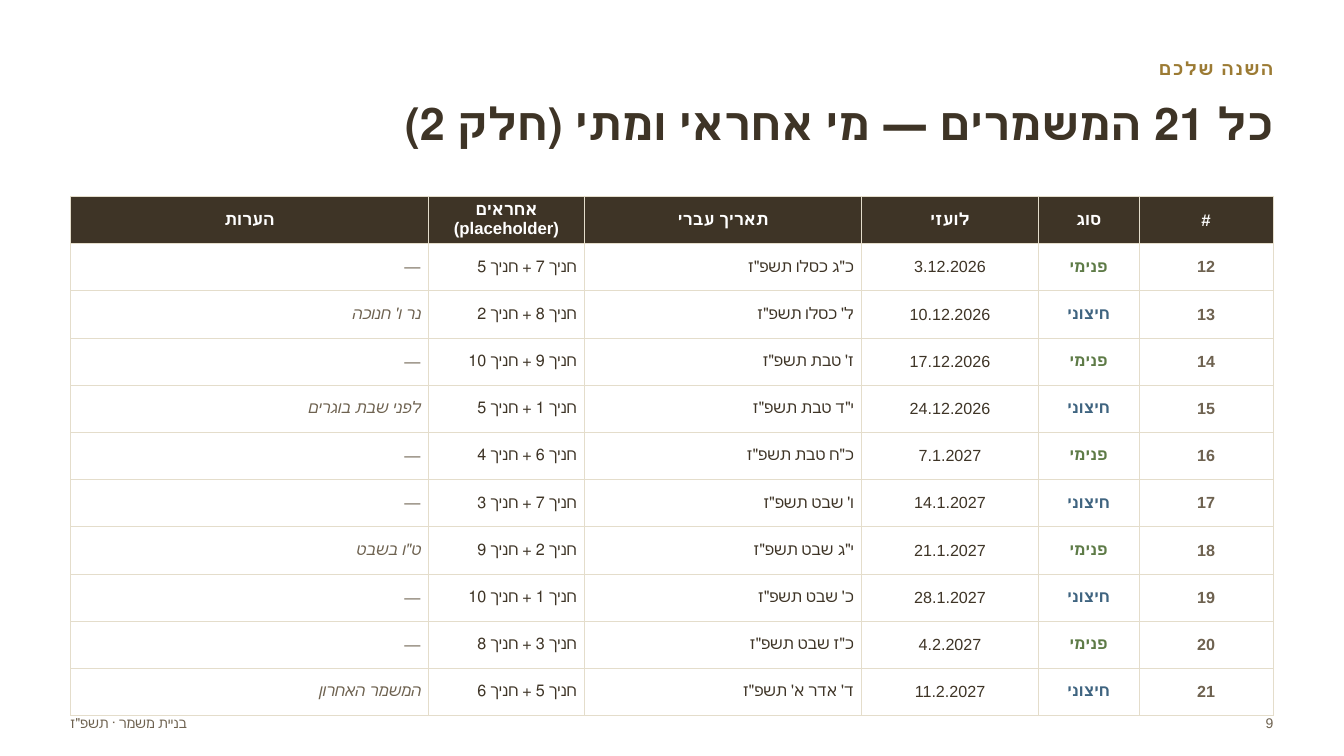
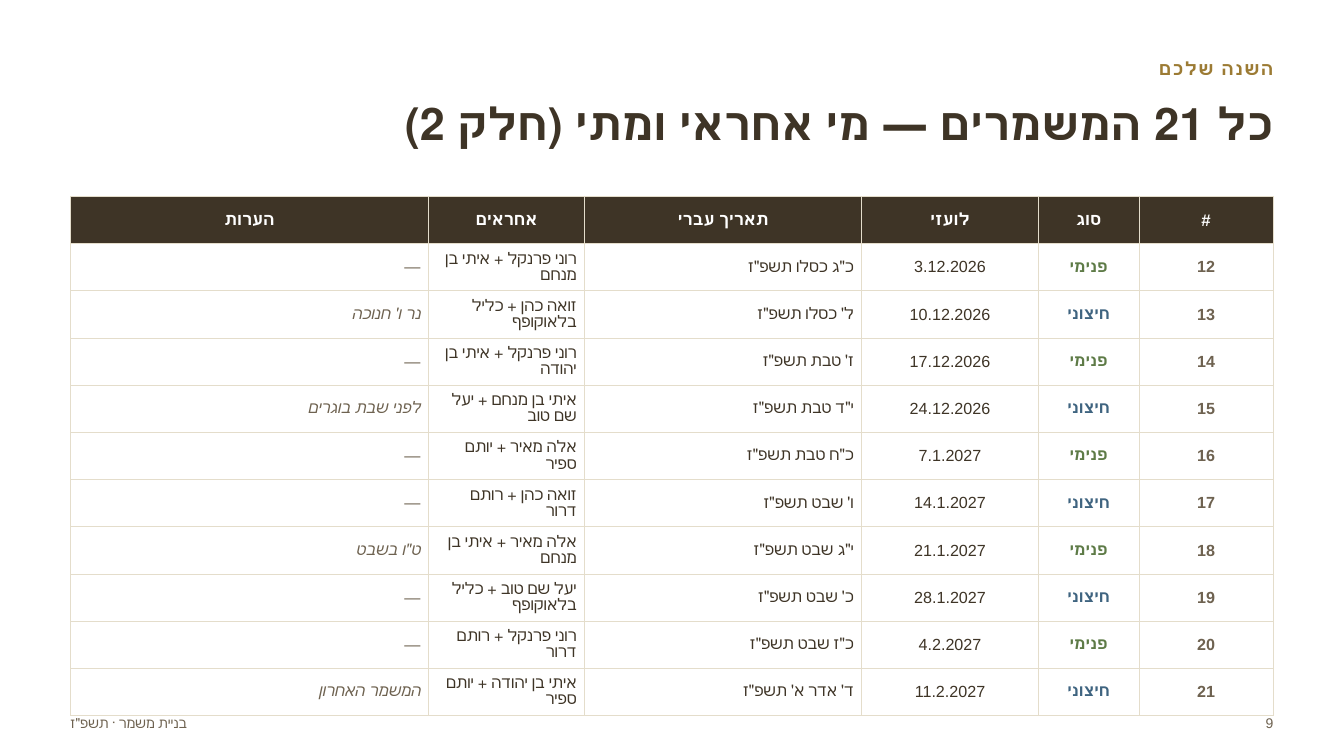
Before and after one commit to urishav464/Ein-Prat-work, a slide deck: slide 9 of Mishmer-section/2026-27/binyat-mishmar-mifgash-peticha.pptx. Drawn at 1344x756 pixels with LibreOffice and Linux fonts; fonts in the diff are those of the drawing. Boxes give left, top, right and bottom in pixels: in the first picture for what was removed or moved away, otherwise in the second. Text is boxed around its words. In the diff, an @@ line names an element or a change of style, - is before the commit and + after.

```diff
--- a/Mishmer-section/2026-27/binyat-mishmar-mifgash-peticha.pptx
+++ b/Mishmer-section/2026-27/binyat-mishmar-mifgash-peticha.pptx
@@ table at (71,197,1273,708) @@
-row 1, column 2: אחראים (placeholder)
+row 1, column 2: אחראים
-row 2, column 2: חניך 7 + חניך 5
+row 2, column 2: רוני פרנקל + איתי בן מנחם
-row 3, column 2: חניך 8 + חניך 2
+row 3, column 2: זואה כהן + כליל בלאוקופף
-row 4, column 2: חניך 9 + חניך 10
+row 4, column 2: רוני פרנקל + איתי בן יהודה
-row 5, column 2: חניך 1 + חניך 5
+row 5, column 2: איתי בן מנחם + יעל שם טוב
-row 6, column 2: חניך 6 + חניך 4
+row 6, column 2: אלה מאיר + יותם ספיר
-row 7, column 2: חניך 7 + חניך 3
+row 7, column 2: זואה כהן + רותם דרור
-row 8, column 2: חניך 2 + חניך 9
+row 8, column 2: אלה מאיר + איתי בן מנחם
-row 9, column 2: חניך 1 + חניך 10
+row 9, column 2: יעל שם טוב + כליל בלאוקופף
-row 10, column 2: חניך 3 + חניך 8
+row 10, column 2: רוני פרנקל + רותם דרור
-row 11, column 2: חניך 5 + חניך 6
+row 11, column 2: איתי בן יהודה + יותם ספיר
```
Also in this commit, not shown: 10 other slides changed, 1 slide added.
